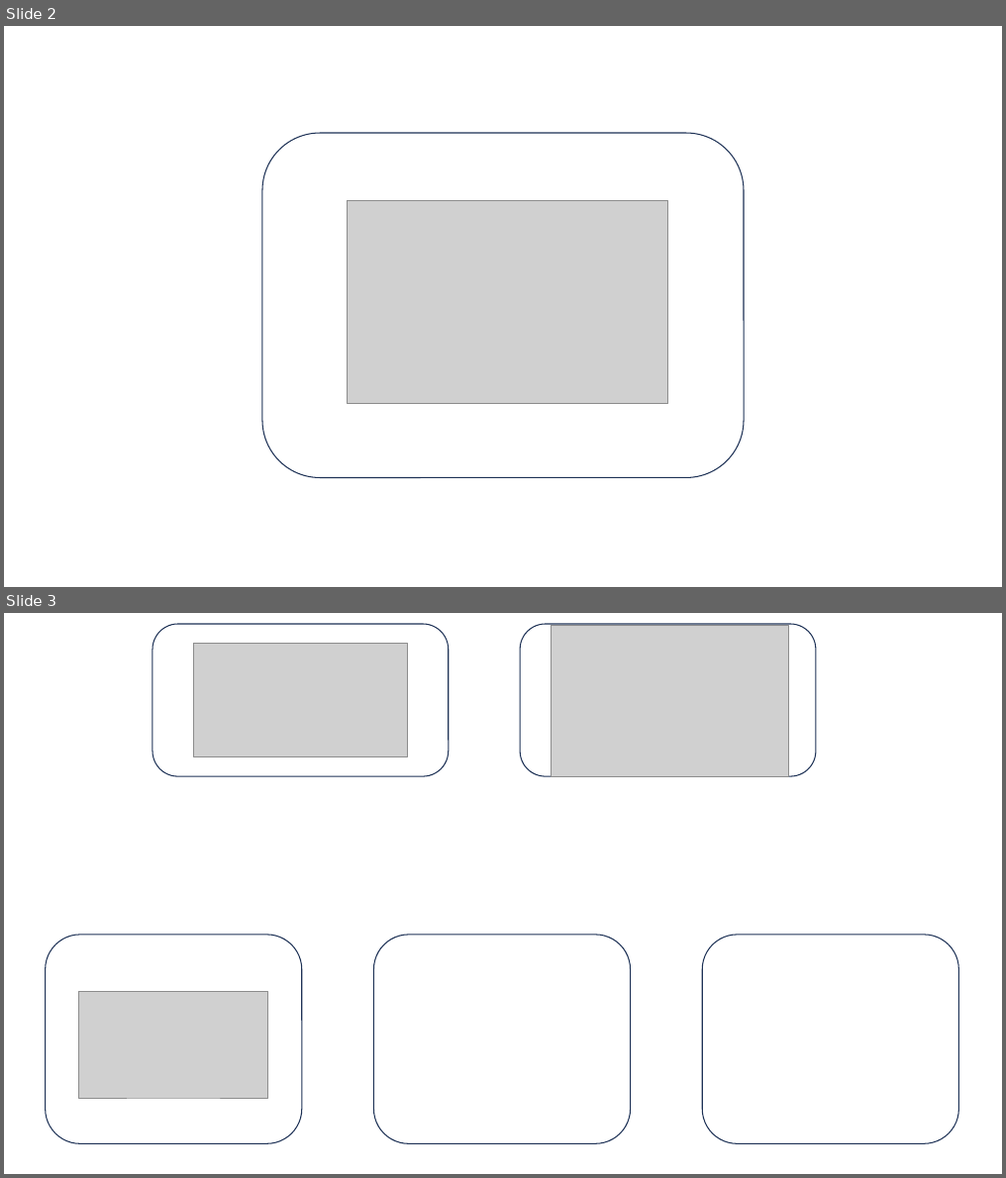
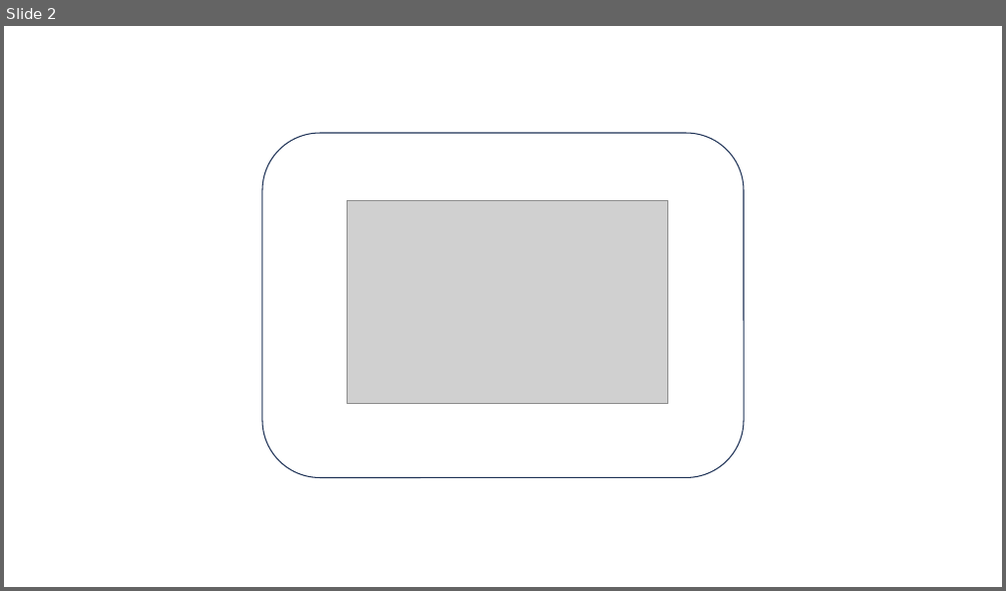
Before and after one commit to Balagaro/FileUp, a slide deck: workshop III..pptx. Shown one above the other, each under a label of ours: slides 2 and 3 before the commit, slide 2 after it. The pictures are 1006x1178 and 1006x591 pixels, drawn with LibreOffice and Linux fonts; fonts in the diff are those of the drawing; grey boxes stand for pictures; background and template pictures are left out. Boxes give left, top, right and bottom in pixels: in the first picture for what was removed or moved away, otherwise in the second. Text is boxed around its words. In the diff, an @@ line names an element or a change of style, - is before the commit and + after.

```diff
--- a/workshop III..pptx
+++ b/workshop III..pptx
@@ slide 3 removed at (4, 613, 1002, 1174), background picture (left out) @@
@@ rounded rectangle removed at (152, 624, 448, 777) @@
@@ rounded rectangle removed at (520, 624, 816, 777) @@
@@ picture removed at (551, 626, 789, 776) @@
@@ picture removed at (193, 644, 408, 758) @@
@@ rounded rectangle removed at (46, 935, 302, 1145) @@
@@ rounded rectangle removed at (374, 935, 631, 1145) @@
@@ rounded rectangle removed at (703, 935, 959, 1145) @@
@@ picture removed at (79, 992, 267, 1098) @@
```
Also in this commit, not shown: 4 slides added, 10 other slides removed.
